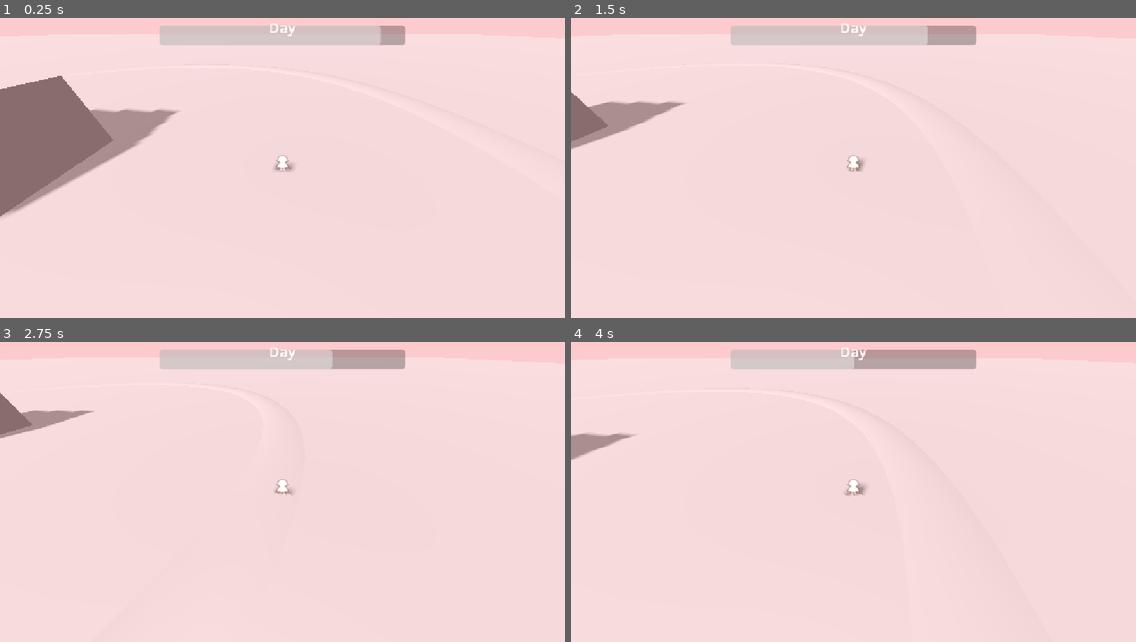
Above: before the commit, frames 1-4 (two rows, left to right).
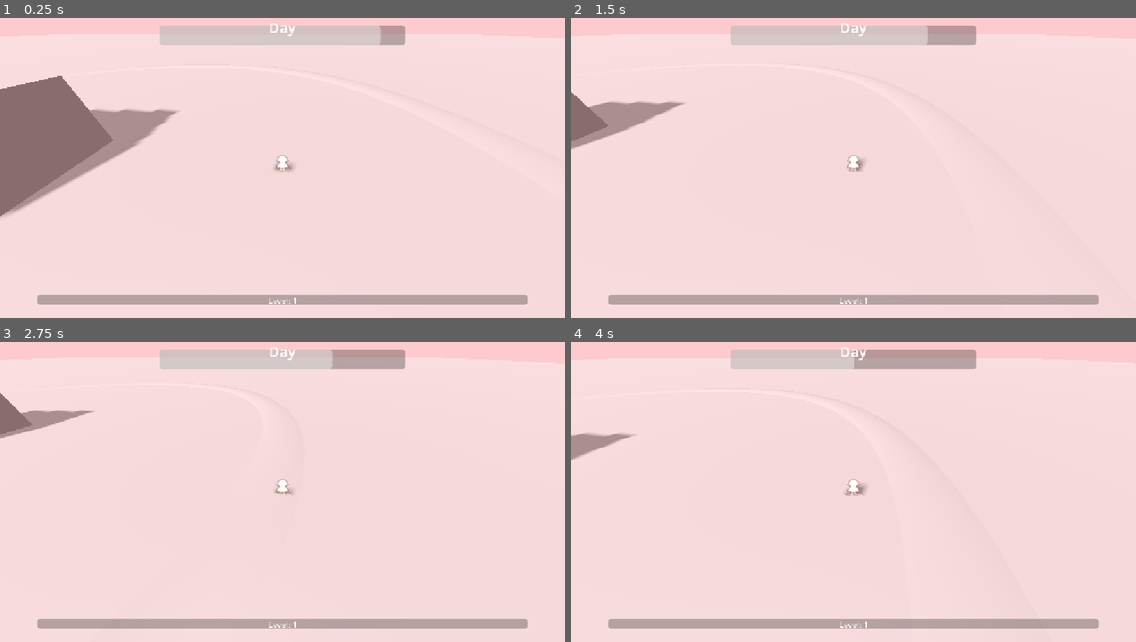
Above: after the commit, the same moments.

Repository: snikkers00/Werewolf-Survivor-Game-Off-Jam-26
Game: Godot game, scene res://world/main_world.tscn
The game is run twice, just before and just after one commit, with the same random seed, the same clock (stepped at 60 frames per second) and the same inputs.
Inputs:
- Up to frame 1 (0.25 s): no input
- Up to frame 2 (1.5 s): tap Enter at 0.5 s; hold D (move_right) 0.53-1.28 s; hold S (move_down) from 1.28 s (still down)
- Up to frame 3 (2.75 s): release S (move_down) at 2.03 s; hold D (move_right) from 2.03 s (still down)
- Up to frame 4 (4 s): release D (move_right) at 2.78 s; hold W (move_up) 2.78-3.53 s; hold A (move_left) from 3.53 s (still down)

The runs differ from the first frame. In frame 1, 2.8% of the frame differs, in the area x 6-94%, y 92-96%; in frame 2, 2.8%; in frame 3, 2.8%; in frame 4, 2.8%.

Commit message:
Implement experience and leveling system with UI updates

Diff:
--- a/entities/player/player_character.gd
+++ b/entities/player/player_character.gd
@@ -2,13 +2,24 @@
 
 @onready var health: Health = $Health
 @onready var player_sprite : AnimatedSprite3D = %PlayerSprite
+@onready var exp_bar : ProgressBar = %ExpBar
+@onready var level_label : Label = %LevelLabel
+
+var level : int = 1
+var current_exp : int
+var exp_to_next_level : int
+@export var exp_to_level1 : int
 
 const SPEED = 2.5
 const JUMP_VELOCITY = 4.5
 
 func _ready():
+	exp_to_next_level = exp_to_level1
+	update_exp_ui()
+
 	health.death.connect(_on_death)
 	EventsBus.phase_changed.connect(shapeshift)
+	EventsBus.xp_gained.connect(gain_exp)
 
 func _physics_process(delta):
 	# Add the gravity.
@@ -36,3 +47,22 @@
 		create_tween().tween_property(player_sprite, "modulate", Color.DIM_GRAY, 3)
 	elif is_night == false:
 		create_tween().tween_property(player_sprite, "modulate", Color.WHITE, 3)
+
+
+func gain_exp(amount):
+	current_exp += amount
+	exp_bar.value += amount
+	if current_exp >= exp_to_next_level:
+		level_up()
+
+func level_up():
+	level += 1
+	current_exp = 0
+	exp_to_next_level = exp_to_level1 * level
+	exp_bar.value = 0
+	update_exp_ui()
+
+func update_exp_ui():
+	exp_bar.value = current_exp
+	exp_bar.max_value = exp_to_next_level
+	level_label.text = "Level: " + str(level)
--- a/entities/player/player_character.tscn
+++ b/entities/player/player_character.tscn
@@ -166,6 +166,7 @@
 collision_layer = 2
 collision_mask = 43
 script = ExtResource("1_b5xsv")
+exp_to_level1 = 5
 
 [node name="PlayerCollision" type="CollisionShape3D" parent="." unique_id=2008961977]
 transform = Transform3D(1, 0, 0, 0, 1, 0, 0, 0, 1, 0, 0.14235505, 0)
--- a/world/main_world.tscn
+++ b/world/main_world.tscn
@@ -151,6 +151,41 @@
 label_settings = SubResource("LabelSettings_o6l3f")
 horizontal_alignment = 1
 
+[node name="ExpBar" type="ProgressBar" parent="UILayer/UIControl" unique_id=2054304938]
+unique_name_in_owner = true
+custom_minimum_size = Vector2(1000, 20)
+custom_maximum_size = Vector2(1000, 20)
+layout_mode = 1
+anchors_preset = 7
+anchor_left = 0.5
+anchor_top = 1.0
+anchor_right = 0.5
+anchor_bottom = 1.0
+offset_left = -500.0
+offset_top = -67.0
+offset_right = 500.0
+offset_bottom = -27.0
+grow_horizontal = 2
+grow_vertical = 0
+size_flags_horizontal = 4
+max_value = 15.0
+step = 1.0
+rounded = true
+show_percentage = false
+
+[node name="LevelLabel" type="Label" parent="UILayer/UIControl/ExpBar" unique_id=572793917]
+unique_name_in_owner = true
+layout_mode = 1
+anchors_preset = 5
+anchor_left = 0.5
+anchor_right = 0.5
+offset_left = -27.0
+offset_right = 27.0
+offset_bottom = 23.0
+grow_horizontal = 2
+text = "Level 1"
+horizontal_alignment = 1
+
 [connection signal="timeout" from="WorldHandler/Day_NightTimer" to="WorldHandler" method="_on_timer_timeout"]
 
 [editable path="Entities/PlayerCharacter"]
